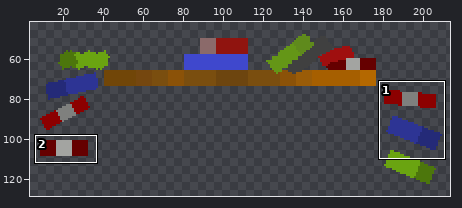
One commit to this sprite sheet: Tower of Magic/Asseturi/Spriteuri/7upuri/obiecte/Background/Wallshelf/cadere/cadere6.png. The picture above shows the old version from afar; the outline marks the close-up.
Close-up. Before the commit:
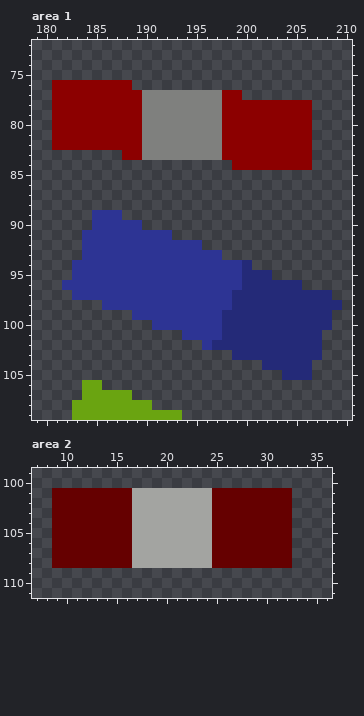
The file is 248x130 pixels. Pixels under 10% opacity are left out. Colours within 5 levels of each other are drawn and written as one. Shown: area 1: x 179..210, y 72..109; area 2: x 7..36, y 99..111. The wide view leaves out empty margins. The commit also changed other parts of the picture, which this record leaves out.
The same view after the edit:
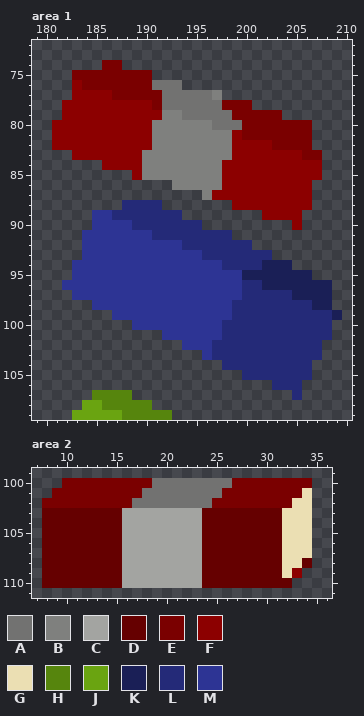
Palette (. is transparent): A #727271  B #7f807e  C #a3a4a1  D #650000  E #7a0000  F #8c0000  G #ebdfb3  H #56850d  J #6aa411  K #1a1f56  L #242a78  M #2d3494
Edits made:
Changed rows in their new state; - is an unchanged pixel.
Area 1:
first column x 181:
 74 -----EE----------------------
 75 --EEEEEEEE-------------------
 76 ..-EEEEEEEAAA----------------
 77 ..----EEEEEAAAAA-..----------
 78 .--------FEAAAAAAEEE......---
 79 .--------FF--AAAAAEEEEE...---
 80 ---------F------AAAEEEEEEE---
 81 ---------F-------B-EEEEEEE---
 82 ---------F-------B----EEEE---
 83 --FFFFF----------B-------EE--
 84 -----FFFFBBBBBBBBF--------F--
 85 --------FBBBBBBBBFFFFFFFFFF--
 86 ------------BBBBBFFFFFFFFF---
 87 ---------------BFFFFFFFFFF---
 88 -------LLLL-------FFFFFFFF---
 89 ------LLLLLLL--------FFFF----
 90 --------LLLLLLL---------F----
 91 ----------LLLLLLLL-----------
 92 -------------LLLLLLL---------
 93 ---------------LLLLLLL-------
 94 -----------------LL-LKKK-----
 95 -------------------KKKKKKK---
 96 ---------------------KKKKKKK-
 97 ------------------M-----KKKK-
 98 ----M---------------------KK.
 99 ------MM---------M----------K
100 --------MM-------------------
101 -----------MM--------------L-
102 -------------MM--------------
103 ---------------MLL-----------
104 -----------------LLLL--------
105 -------------------LLLL------
106 ---..-----------------LLL----
107 ---.HHHH----------------L----
108 --.--HHHHH-------------------
109 -------HHHHH.----------------
Area 2:
first column x 8:
100 --EEEEEEEEEAAAAAAAAEEEEEEEE
101 -EEEEEEEEEAAAAAAAAEEEEEEEEG
102 EEEEEEEEEAAAAAAAAEEEEEEEEGG
103 D-------C-------D-------GGG
104 D-------C-------D-------GGG
105 D-------C-------D-------GGG
106 D-------C-------D-------GGG
107 D-------C-------D-------GGG
108 D-------C-------D-------GGD
109 DDDDDDDDCCCCCCCCDDDDDDDDGF-
110 DDDDDDDDCCCCCCCCDDDDDDDDD--
